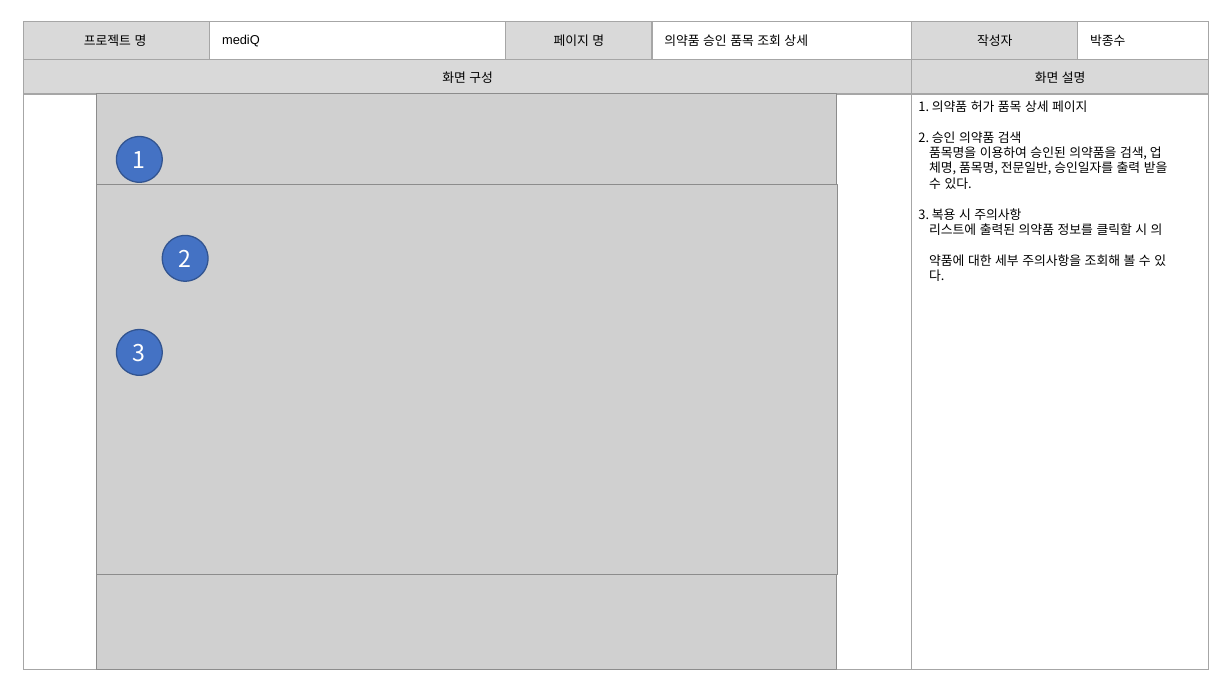
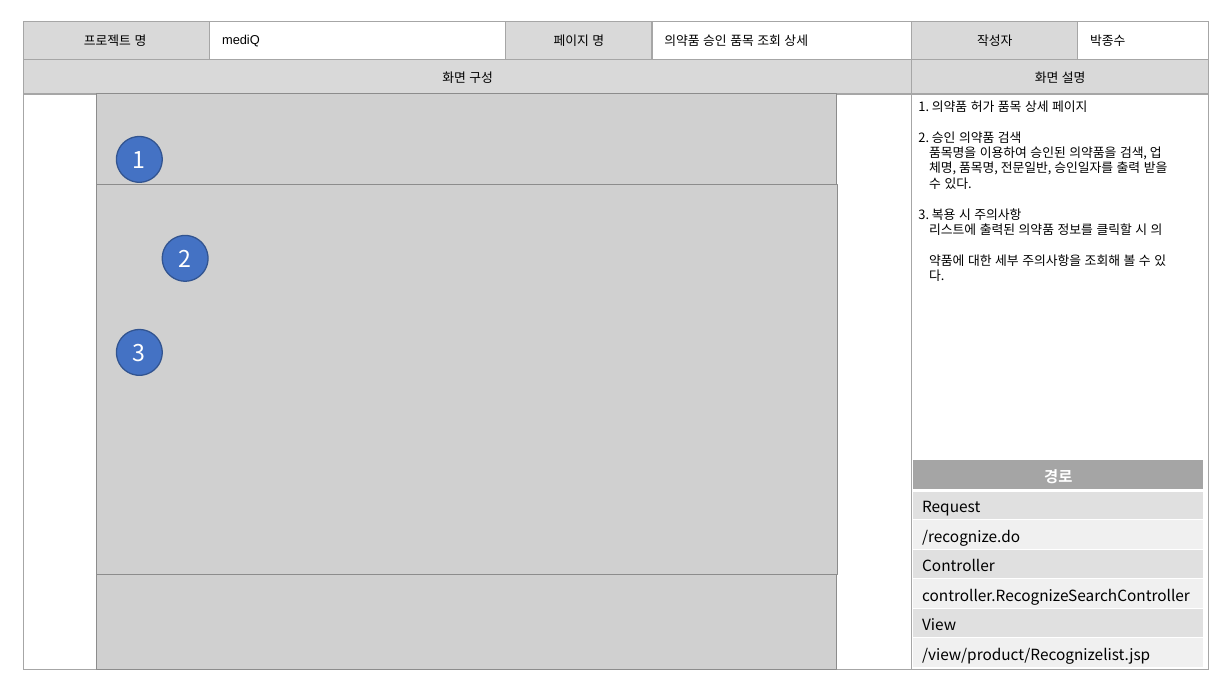
Before and after one commit to burnyst/mediQ, a slide deck: slide 41 of doc/0빅데이터분석프로젝트(공용)/[06] 스토리보드.pptx. Drawn at 1232x693 pixels with LibreOffice and Linux fonts; fonts in the diff are those of the drawing; grey boxes stand for pictures. Boxes give left, top, right and bottom in pixels: in the first picture for what was removed or moved away, otherwise in the second. Text is boxed around its words. In the diff, an @@ line names an element or a change of style, - is before the commit and + after.

```diff
--- a/doc/0빅데이터분석프로젝트(공용)/[06] 스토리보드.pptx
+++ b/doc/0빅데이터분석프로젝트(공용)/[06] 스토리보드.pptx
@@ table added at bbox=[913, 460, 1204, 668], 7 rows, 1 columns @@
+경로
+Request
+/recognize.do
+Controller
+controller.RecognizeSearchController
+View
+/view/product/Recognizelist.jsp
```
Also in this commit, not shown: 4 other slides changed, 1 other file.
